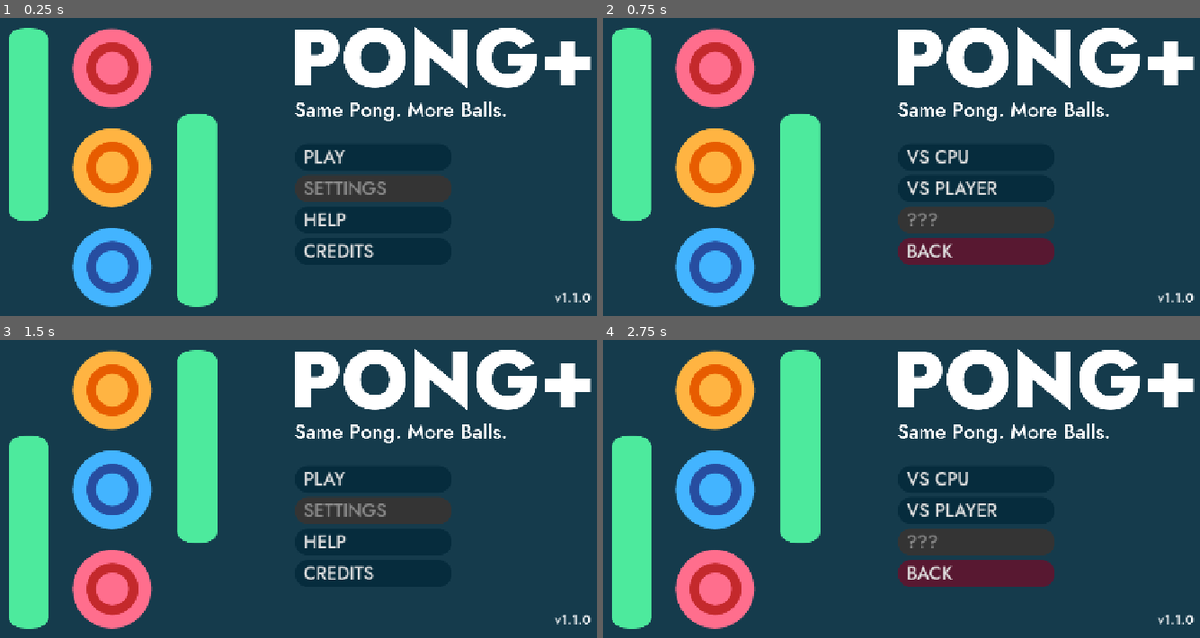
Above: before the commit, frames 1-4 (two rows, left to right).
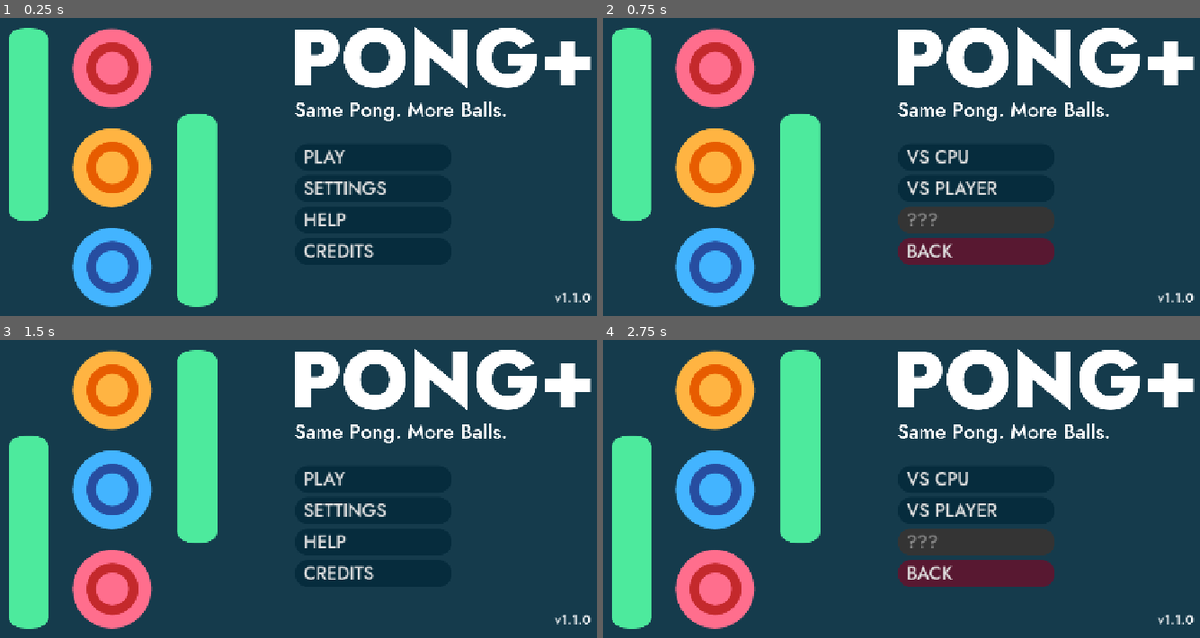
Above: after the commit, the same moments.

Repository: cf-Le3/pong-plus
Game: Godot game, scene res://general/main/main.tscn
Two runs of this game, one before a commit and one after it. Both use one fixed random seed, a clock stepped at 60 frames per second and the inputs below.
Inputs:
- Up to frame 1 (0.25 s): no input
- Up to frame 2 (0.75 s): click "PLAY" at 0.5 s
- Up to frame 3 (1.5 s): click "BACK" at 1.25 s
- Up to frame 4 (2.75 s): click "PLAY" at 2 s

The runs differ from the first frame. In frame 1, 2.3% of the frame differs, in the area x 49-76%, y 52-62%; in frame 2, nothing differs; in frame 3, 2.3%; in frame 4, nothing differs.

Commit message:
Add settings sub-menu

Diff:
--- a/Pong Plus/menus/title/assets_themes/button_normal_title.tres
+++ b/Pong Plus/menus/title/assets_themes/button_normal_title.tres
@@ -43,7 +43,7 @@
 corner_radius_bottom_left = 32
 
 [sub_resource type="StyleBoxFlat" id="StyleBoxFlat_07mvf"]
-content_margin_left = 16.0
+content_margin_left = 32.0
 bg_color = Color(0.192157, 0.521569, 0.560784, 1)
 corner_radius_top_left = 32
 corner_radius_top_right = 32
--- a/Pong Plus/menus/title/title.gd
+++ b/Pong Plus/menus/title/title.gd
@@ -22,7 +22,7 @@
 			if _active_menu == ActiveMenu.TITLE:
 				$%CreditsButton.grab_focus()
 			elif _active_menu == ActiveMenu.PLAY:
-				$%BackButton.grab_focus()
+				$%PlayBackButton.grab_focus()
 
 func _on_play_button_pressed() -> void:
 	if _active_menu == ActiveMenu.TITLE:
@@ -30,7 +30,7 @@
 		$%VBoxPlayButtons.visible = true
 		_active_menu = ActiveMenu.PLAY
 
-func _on_back_button_pressed() -> void:
+func _on_play_back_button_pressed() -> void:
 	if _active_menu == ActiveMenu.PLAY:
 		$%VBoxTitleButtons.visible = true
 		$%VBoxPlayButtons.visible = false
--- a/Pong Plus/menus/title/title.tscn
+++ b/Pong Plus/menus/title/title.tscn
@@ -91,7 +91,6 @@
 focus_neighbor_top = NodePath("../PlayButton")
 focus_neighbor_bottom = NodePath("../HelpButton")
 theme = ExtResource("5_nsibk")
-disabled = true
 text = "SETTINGS"
 alignment = 0
 
@@ -129,7 +128,7 @@
 custom_minimum_size = Vector2(280, 0)
 layout_mode = 2
 size_flags_horizontal = 0
-focus_neighbor_top = NodePath("../BackButton")
+focus_neighbor_top = NodePath("../PlayBackButton")
 focus_neighbor_bottom = NodePath("../VsPlayerButton")
 theme = ExtResource("5_nsibk")
 text = "VS CPU"
@@ -152,13 +151,13 @@
 layout_mode = 2
 size_flags_horizontal = 0
 focus_neighbor_top = NodePath("../VsPlayerButton")
-focus_neighbor_bottom = NodePath("../BackButton")
+focus_neighbor_bottom = NodePath("../PlayBackButton")
 theme = ExtResource("5_nsibk")
 disabled = true
 text = "???"
 alignment = 0
 
-[node name="BackButton" type="Button" parent="MarginContainer/HBoxContainer/VBoxContainer/VBoxPlayButtons"]
+[node name="PlayBackButton" type="Button" parent="MarginContainer/HBoxContainer/VBoxContainer/VBoxPlayButtons"]
 unique_name_in_owner = true
 custom_minimum_size = Vector2(280, 0)
 layout_mode = 2
@@ -168,6 +167,48 @@
 theme = ExtResource("7_nsibk")
 text = "BACK
 "
+alignment = 0
+
+[node name="VBoxSettingsButtons" type="VBoxContainer" parent="MarginContainer/HBoxContainer/VBoxContainer"]
+unique_name_in_owner = true
+visible = false
+layout_mode = 2
+size_flags_vertical = 3
+
+[node name="VolumeSettingsButton" type="Button" parent="MarginContainer/HBoxContainer/VBoxContainer/VBoxSettingsButtons"]
+unique_name_in_owner = true
+custom_minimum_size = Vector2(280, 0)
+layout_mode = 2
+size_flags_horizontal = 0
+theme = ExtResource("5_nsibk")
+text = "VOLUME"
+alignment = 0
+
+[node name="GameSettingsButton" type="Button" parent="MarginContainer/HBoxContainer/VBoxContainer/VBoxSettingsButtons"]
+unique_name_in_owner = true
+custom_minimum_size = Vector2(280, 0)
+layout_mode = 2
+size_flags_horizontal = 0
+theme = ExtResource("5_nsibk")
+text = "GAME"
+alignment = 0
+
+[node name="Button" type="Button" parent="MarginContainer/HBoxContainer/VBoxContainer/VBoxSettingsButtons"]
+custom_minimum_size = Vector2(280, 0)
+layout_mode = 2
+size_flags_horizontal = 0
+theme = ExtResource("5_nsibk")
+disabled = true
+text = "LICENSE"
+alignment = 0
+
+[node name="SettingsBackButton" type="Button" parent="MarginContainer/HBoxContainer/VBoxContainer/VBoxSettingsButtons"]
+unique_name_in_owner = true
+custom_minimum_size = Vector2(280, 0)
+layout_mode = 2
+size_flags_horizontal = 0
+theme = ExtResource("7_nsibk")
+text = "BACK"
 alignment = 0
 
 [node name="VersionLabel" type="Label" parent="MarginContainer/HBoxContainer/VBoxContainer"]
@@ -186,4 +227,5 @@
 [connection signal="pressed" from="MarginContainer/HBoxContainer/VBoxContainer/VBoxPlayButtons/VsCpuButton" to="." method="_on_vs_cpu_button_pressed"]
 [connection signal="pressed" from="MarginContainer/HBoxContainer/VBoxContainer/VBoxPlayButtons/VsPlayerButton" to="." method="_on_vs_player_button_pressed"]
 [connection signal="pressed" from="MarginContainer/HBoxContainer/VBoxContainer/VBoxPlayButtons/EndlessButton" to="." method="_on_endless_button_pressed"]
-[connection signal="pressed" from="MarginContainer/HBoxContainer/VBoxContainer/VBoxPlayButtons/BackButton" to="." method="_on_back_button_pressed"]
+[connection signal="pressed" from="MarginContainer/HBoxContainer/VBoxContainer/VBoxPlayButtons/PlayBackButton" to="." method="_on_play_back_button_pressed"]
+[connection signal="pressed" from="MarginContainer/HBoxContainer/VBoxContainer/VBoxSettingsButtons/SettingsBackButton" to="." method="_on_settings_back_button_pressed"]
Not shown: 2 places in Pong Plus/menus/title/assets_themes/button_normal_title.tres that only renumber resources
